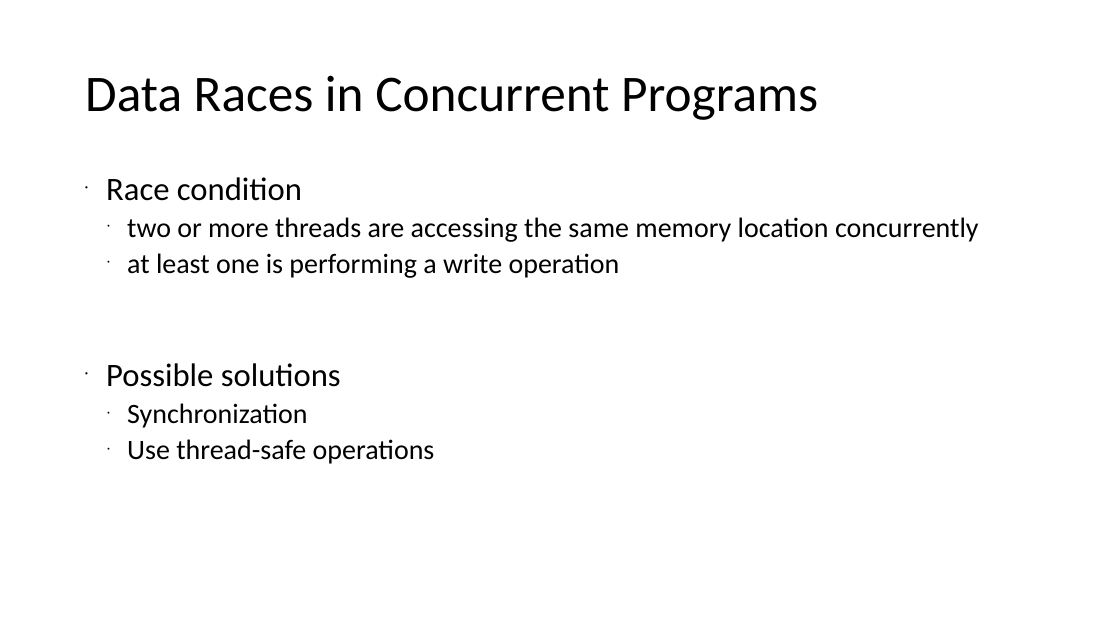
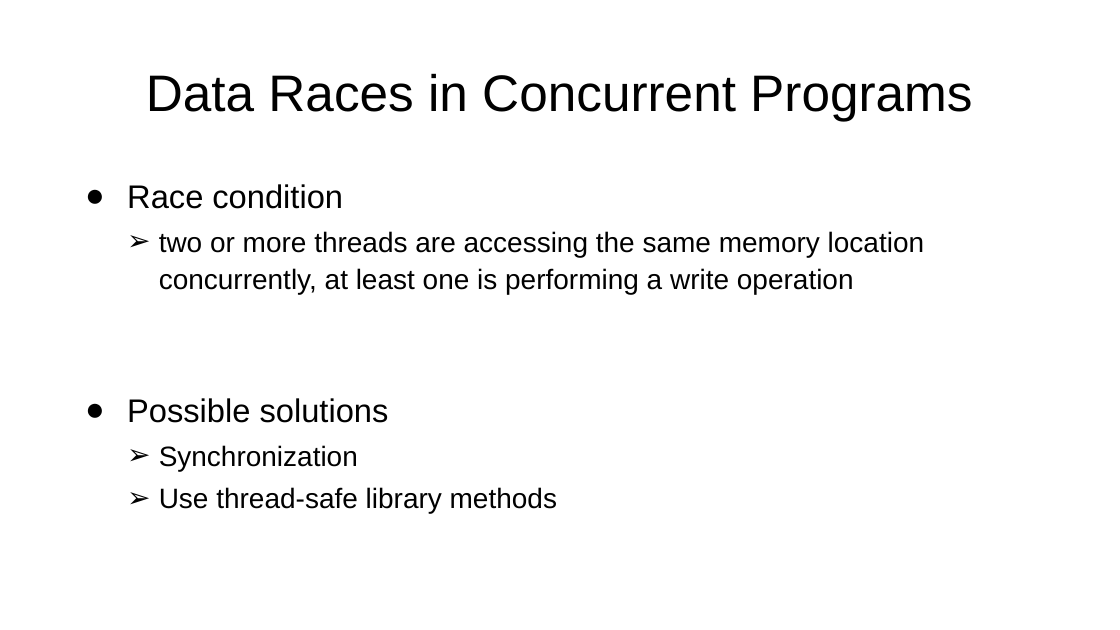
Before and after one commit to xiaohe27/Tasks, a slide deck: slide 2 of Slides/qual-presentation.ppt. Drawn at 1120x630 pixels with LibreOffice and Linux fonts; fonts in the diff are those of the drawing. Boxes give left, top, right and bottom in pixels: in the first picture for what was removed or moved away, otherwise in the second. Text is boxed around its words. In the diff, an @@ line names an element or a change of style, - is before the commit and + after.

```diff
--- a/Slides/qual-presentation.ppt
+++ b/Slides/qual-presentation.ppt
@@ title "Data Races in Concurrent Programs" at (146, 73, 972, 121): font Calibri to Arial; alignment left to centre @@
@@ subtitle at (127, 184, 389, 471): font Calibri to Arial in "Race condition", "Possible solutions", "Synchronization"; bullet • to ●; line spacing 0.9 to 1.1; bullet • to ➢ @@
@@ subtitle at (159, 231, 924, 294): text changed; font Calibri to Arial @@
-  • two or more threads are accessing the same memory location concurrently
-  • at least one is performing a write operation
+  ➢ two or more threads are accessing the same memory location concurrently, at least one is performing a write operation
@@ subtitle at (159, 487, 557, 514): text changed; font Calibri to Arial @@
-  • Use thread-safe operations
+  ➢ Use thread-safe library methods
```
Also in this commit, not shown: 14 other slides changed, 4 slides added, 3 slides removed, 2 other files.
